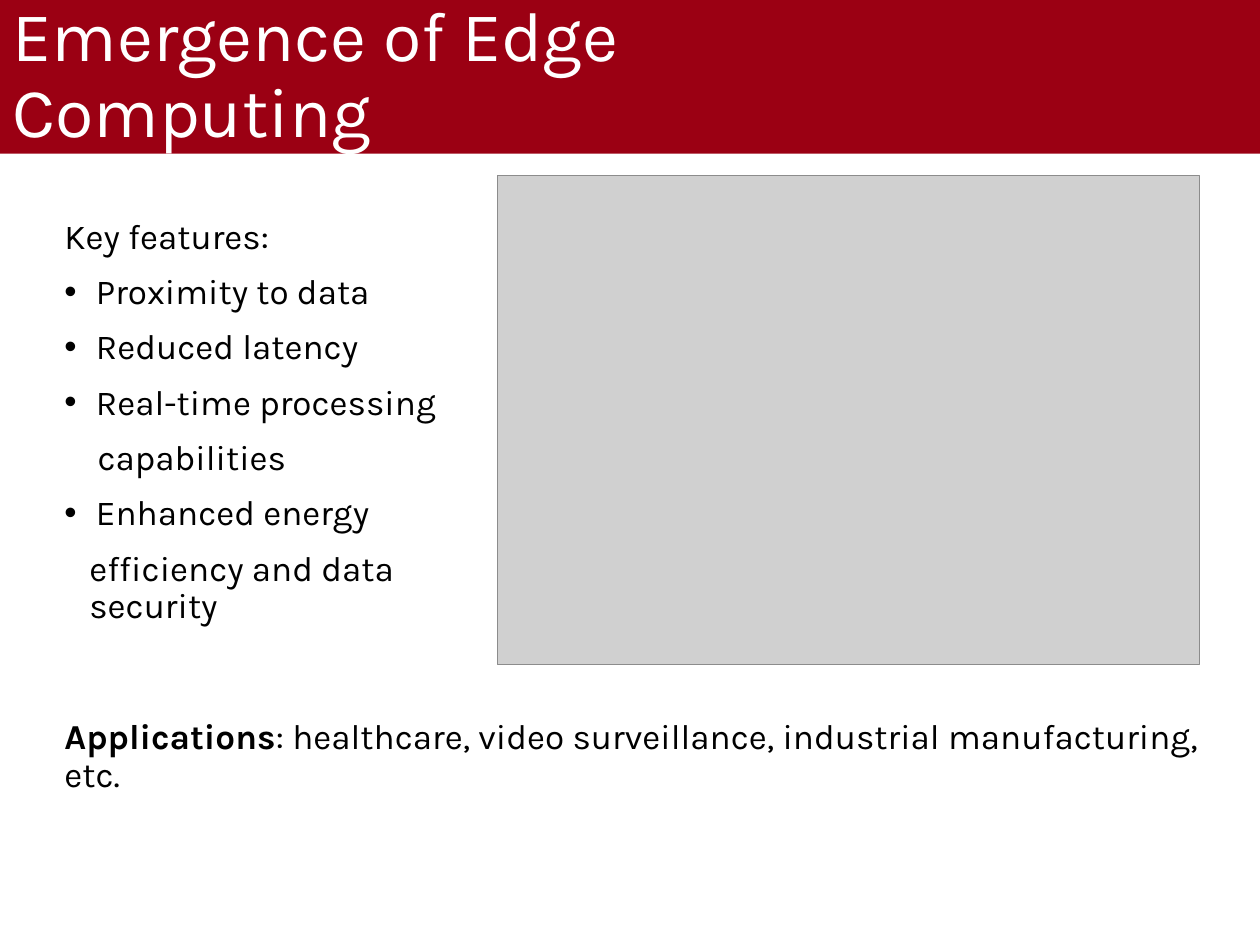
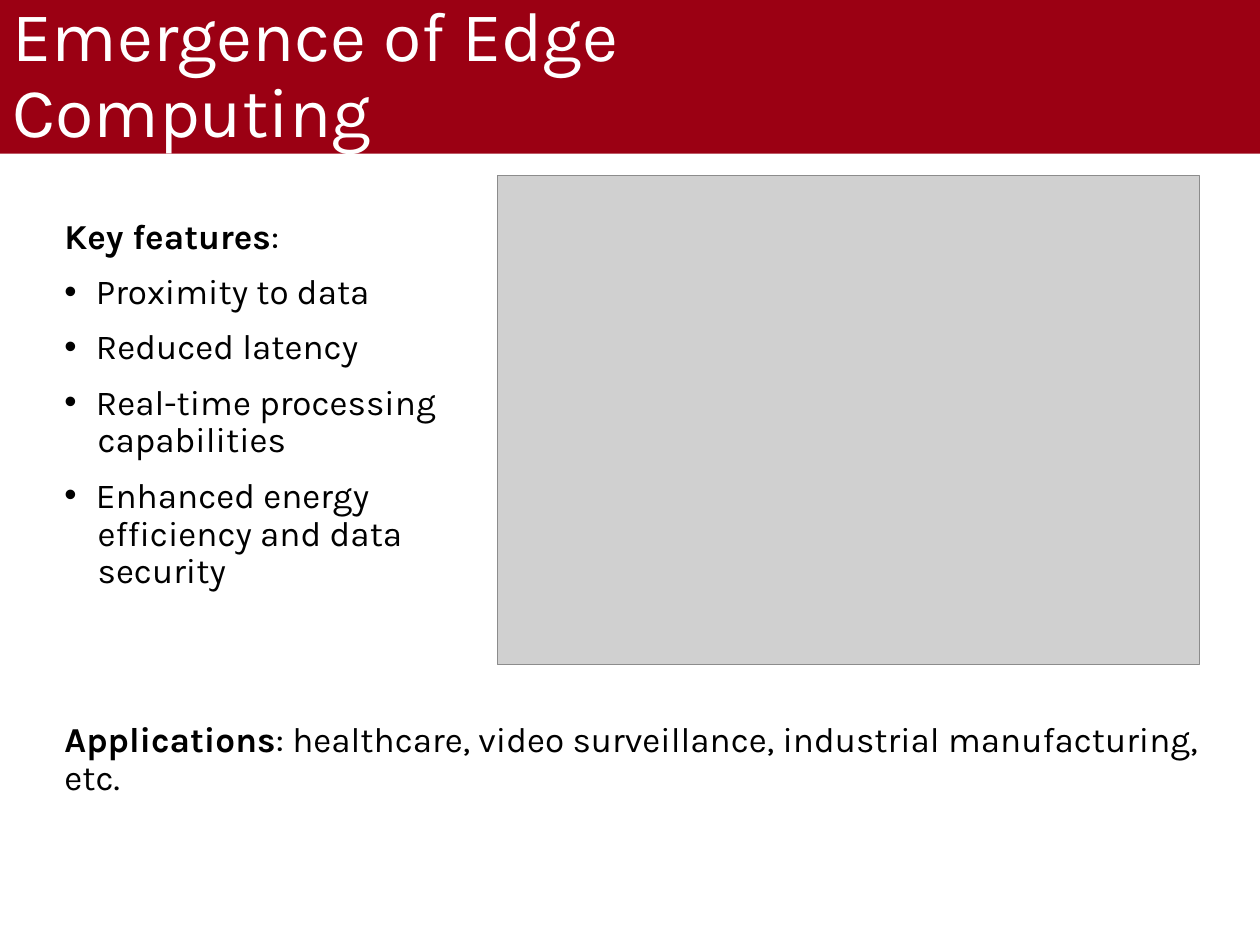
Before and after one commit to MikeIsBack/UniPD-MSc-Computer-Science-courses, a slide deck: slide 5 of Wireless Networks for Mobile Applications/Project/Presentation/Presentation.pptx. Drawn at 1260x945 pixels with LibreOffice and Linux fonts; fonts in the diff are those of the drawing; grey boxes stand for pictures; background and template pictures are left out. Boxes give left, top, right and bottom in pixels: in the first picture for what was removed or moved away, otherwise in the second. Text is boxed around its words. In the diff, an @@ line names an element or a change of style, - is before the commit and + after.

```diff
--- a/Wireless Networks for Mobile Applications/Project/Presentation/Presentation.pptx
+++ b/Wireless Networks for Mobile Applications/Project/Presentation/Presentation.pptx
@@ text at box(64, 224, 402, 555): bold on in "Key features:"; less space between paragraphs @@
```
Also in this commit, not shown: 7 other slides changed, 4 other files.
